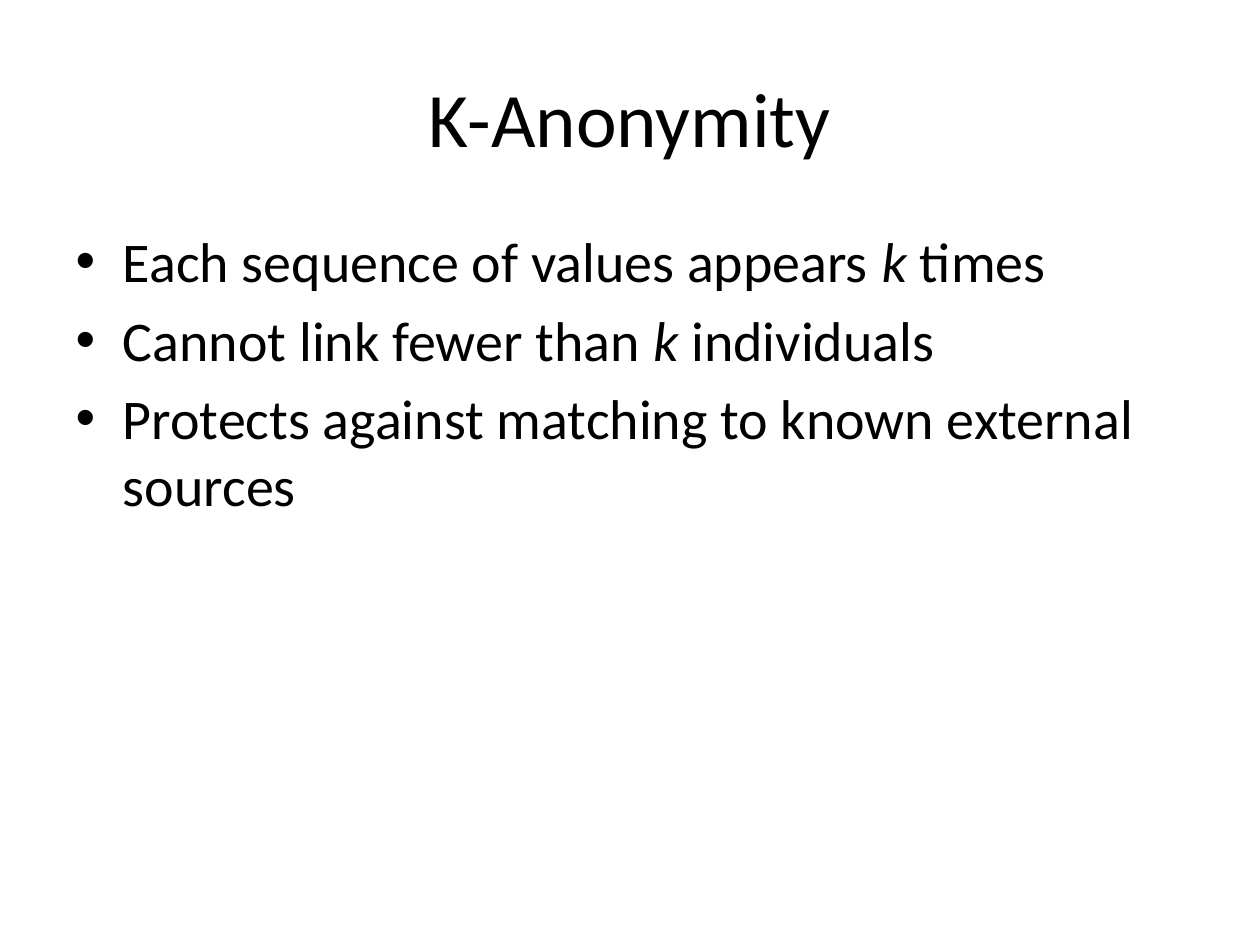
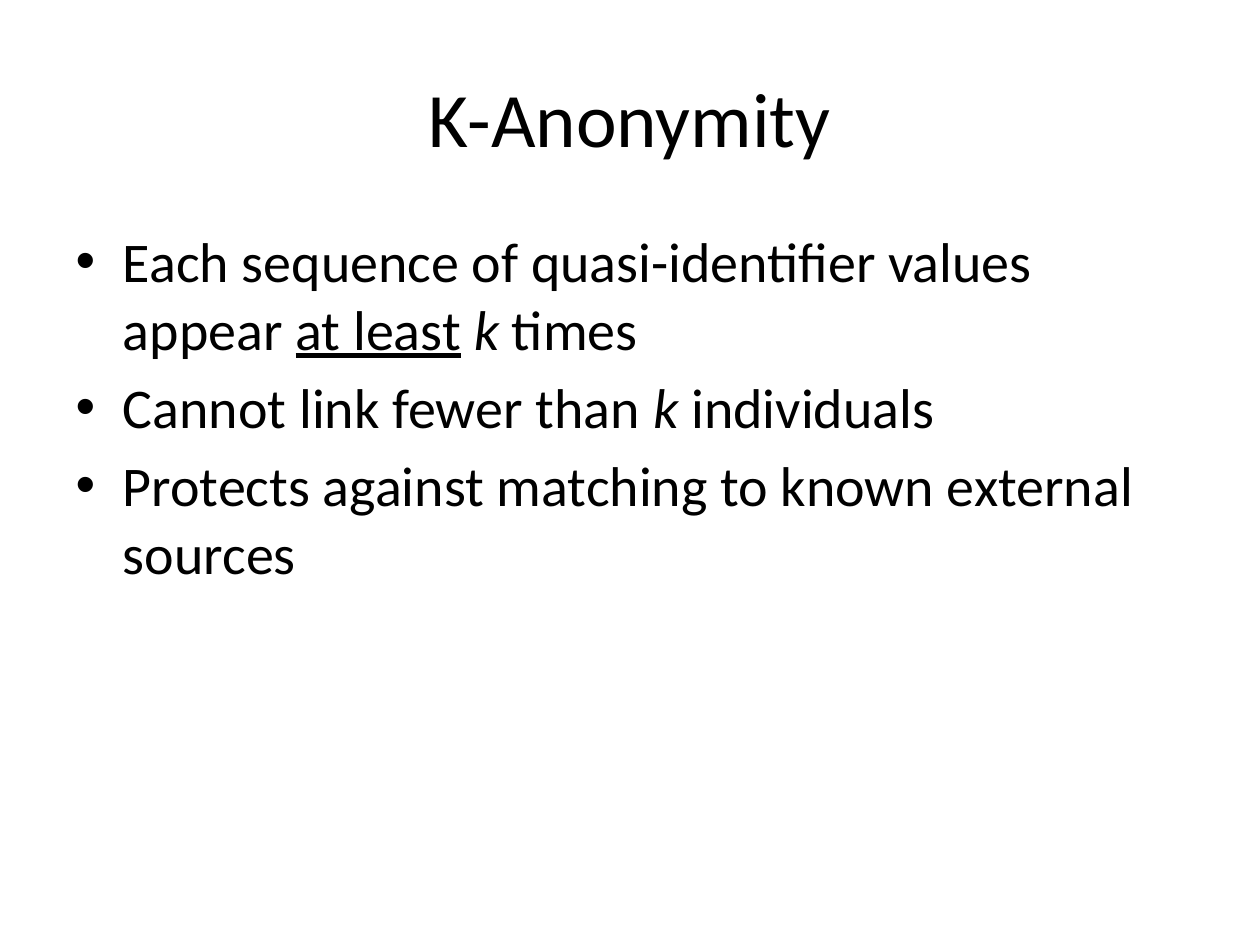
Before and after one commit to jayvelasco1990/big-data, a slide deck: slide 10 of Final Project/draft_presentation.pptx (slide 9 before the commit). Drawn at 1260x945 pixels with LibreOffice and Linux fonts; fonts in the diff are those of the drawing. Boxes give left, top, right and bottom in pixels: in the first picture for what was removed or moved away, otherwise in the second. Text is boxed around its words. In the diff, an @@ line names an element or a change of style, - is before the commit and + after.

```diff
--- a/Final Project/draft_presentation.pptx
+++ b/Final Project/draft_presentation.pptx
@@ text at box(123, 243, 1031, 359): text changed @@
-• Each sequence of values appears k times
+• Each sequence of quasi-identifier values appear at least k times
```
Also in this commit, not shown: 19 other slides changed, 7 slides added, 5 slides removed.
